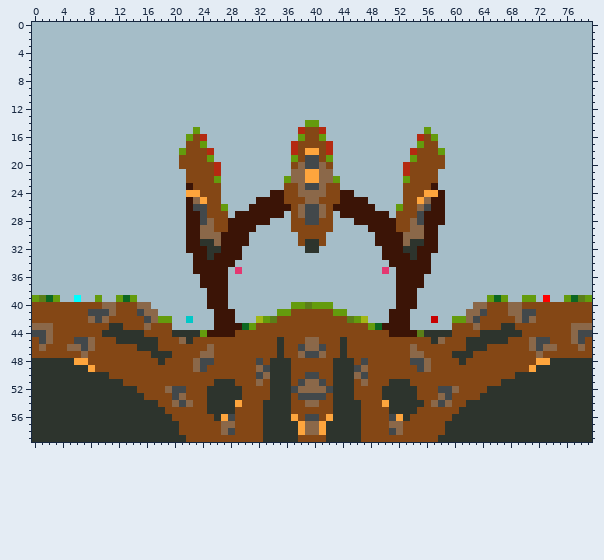
One commit to this sprite sheet: Maps/SmallCTF/NoahTheLegend_Royalty.png. Above, as it was before the edit.
The file is 80x60 pixels.
Once edited:
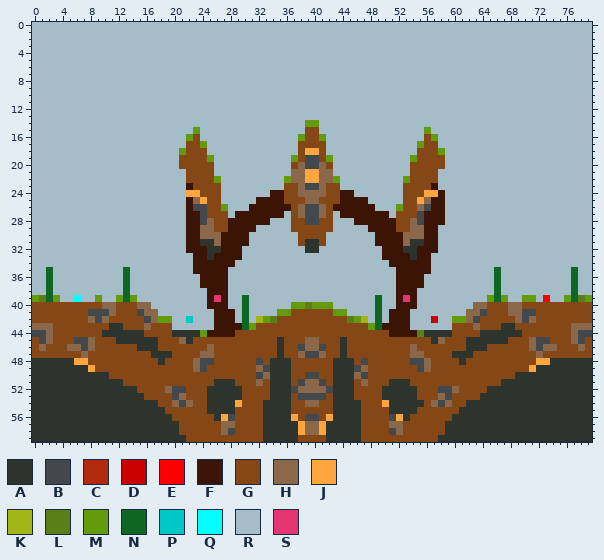
Palette (. is transparent): A #2d342d  B #42484b  C #b42a11  D #c80000  E #ff0000  F #3b1406  G #844715  H #8b6849  J #fea53d  K #a2b716  L #5b7e18  M #649b0d  N #0d6722  P #00c8c8  Q #00ffff  R #a5bdc8  S #e43771
The author wrote: Update NoahTheLegend_Royalty.png Remove spikes. Pull back red barrier
Edits made:
@@ x 22..57 @@
 14 RRRRRRRRRRRRRRRRRMMRRRRRRRRRRRRRRRRR
-15 RMRRRRRRRRRRRRRRCGGCRRRRRRRRRRRRRRMR
-16 MGCRRRRRRRRRRRRRMGGMRRRRRRRRRRRRRCGM
-17 GGMRRRRRRRRRRRRCGGGGCRRRRRRRRRRRRMGG
-18 GGGCRRRRRRRRRRRCGJJGCRRRRRRRRRRRCGGG
+15 RMRRRRRRRRRRRRRRRGGRRRRRRRRRRRRRRRMR
+16 MGRRRRRRRRRRRRRRMGGMRRRRRRRRRRRRRRGM
+17 GGMRRRRRRRRRRRRRGGGGRRRRRRRRRRRRRMGG
+18 GGGRRRRRRRRRRRRRGJJGRRRRRRRRRRRRRGGG
 19 GGGMRRRRRRRRRRRMGBBGMRRRRRRRRRRRMGGG
-20 GGGGCRRRRRRRRRRGHBBHGRRRRRRRRRRCGGGG
-21 GGGGCRRRRRRRRRRHHJJHHRRRRRRRRRRCGGGG
+20 GGGGRRRRRRRRRRRGHBBHGRRRRRRRRRRRGGGG
+21 GGGGRRRRRRRRRRRHHJJHHRRRRRRRRRRRGGGG
 22 GGGGMRRRRRRRRRMHHJJHHMRRRRRRRRRMGGGG
@@ x 0..79 @@
 34 RRRRRRRRRRRRRRRRRRRRRRRFFFFFFRRRRRRRRRRRRRRRRRRRRRRFFFFFFRRRRRRRRRRRRRRRRRRRRRRR
-35 RRRRRRRRRRRRRRRRRRRRRRRFFFFFRSRRRRRRRRRRRRRRRRRRRRSRFFFFFRRRRRRRRRRRRRRRRRRRRRRR
-36 RRRRRRRRRRRRRRRRRRRRRRRRFFFFRRRRRRRRRRRRRRRRRRRRRRRRFFFFRRRRRRRRRRRRRRRRRRRRRRRR
-37 RRRRRRRRRRRRRRRRRRRRRRRRFFFFRRRRRRRRRRRRRRRRRRRRRRRRFFFFRRRRRRRRRRRRRRRRRRRRRRRR
-38 RRRRRRRRRRRRRRRRRRRRRRRRRFFFRRRRRRRRRRRRRRRRRRRRRRRRFFFRRRRRRRRRRRRRRRRRRRRRRRRR
-39 MLNMRRQRRMRRMNMRRRRRRRRRRFFFRRRRRRRRRRRRRRRRRRRRRRRRFFFRRRRRRRRRRMNMRRMMRERRMNLM
-40 GGGGGGGGGGHHGGGHHRRRRRRRRFFFRRRRRRRRRMMLMMMRRRRRRRRRFFFRRRRRRRRHHGGGHHGGGGGGGGGG
-41 GGGGGGGGBBBHGGGBHHRRRRRRRRFFFRRRRRRMMGGGGGGMMRRRRRRFFFRRRRRRRRHHBGGGHHBBGGGGGGGG
-42 GGGGGGGGHBHGGGGGBHMMRRPRRRFFFRRRKMLGGGGGGGGGGLMKRRRFFFRRRDRRMMHBGGGGGHBHGGGGGGGG
+35 RRNRRRRRRRRRRNRRRRRRRRRFFFFFRRRRRRRRRRRRRRRRRRRRRRRRFFFFFRRRRRRRRRNRRRRRRRRRRNRR
+36 RRNRRRRRRRRRRNRRRRRRRRRRFFFFRRRRRRRRRRRRRRRRRRRRRRRRFFFFRRRRRRRRRRNRRRRRRRRRRNRR
+37 RRNRRRRRRRRRRNRRRRRRRRRRFFFFRRRRRRRRRRRRRRRRRRRRRRRRFFFFRRRRRRRRRRNRRRRRRRRRRNRR
+38 RRNRRRRRRRRRRNRRRRRRRRRRRFFFRRRRRRRRRRRRRRRRRRRRRRRRFFFRRRRRRRRRRRNRRRRRRRRRRNRR
+39 MLNMRRQRRMRRMNMRRRRRRRRRRFSFRRNRRRRRRRRRRRRRRRRRRNRRFSFRRRRRRRRRRMNMRRMMRERRMNLM
+40 GGGGGGGGGGHHGGGHHRRRRRRRRFFFRRNRRRRRRMMLMMMRRRRRRNRRFFFRRRRRRRRHHGGGHHGGGGGGGGGG
+41 GGGGGGGGBBBHGGGBHHRRRRRRRRFFFRNRRRRMMGGGGGGMMRRRRNRFFFRRRRRRRRHHBGGGHHBBGGGGGGGG
+42 GGGGGGGGHBHGGGGGBHMMRRPRRRFFFRNRKMLGGGGGGGGGGLMKRNRFFFRRRDRRMMHBGGGGGHBHGGGGGGGG
 43 HHHGGGGGGGGAAGGGHGGGRRRRRRFFFFNMGGGGGGGGGGGGGGGGMNFFFFRRRRRRGGGHGGGAAGGGGGGGGHHH
